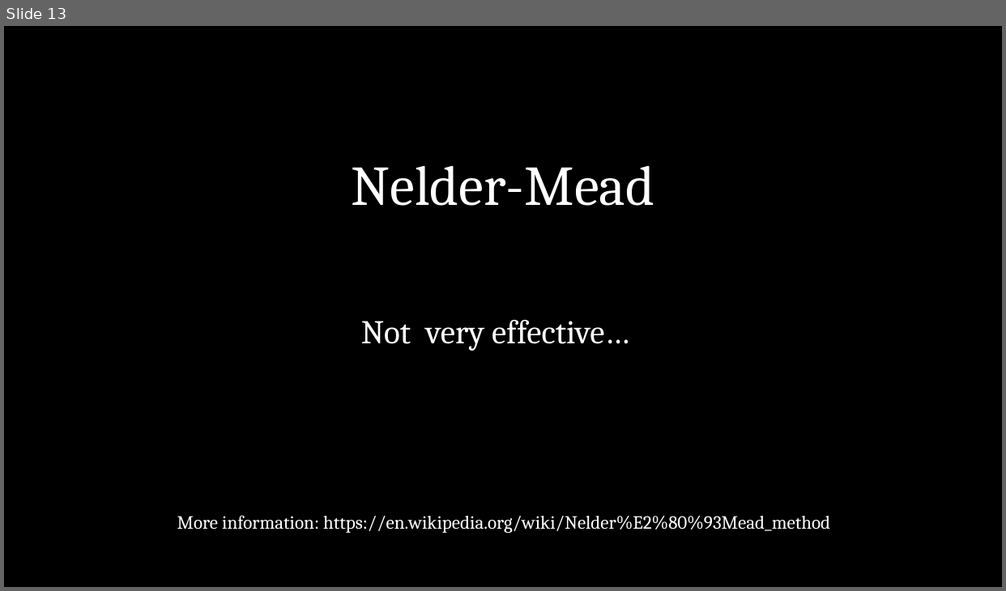
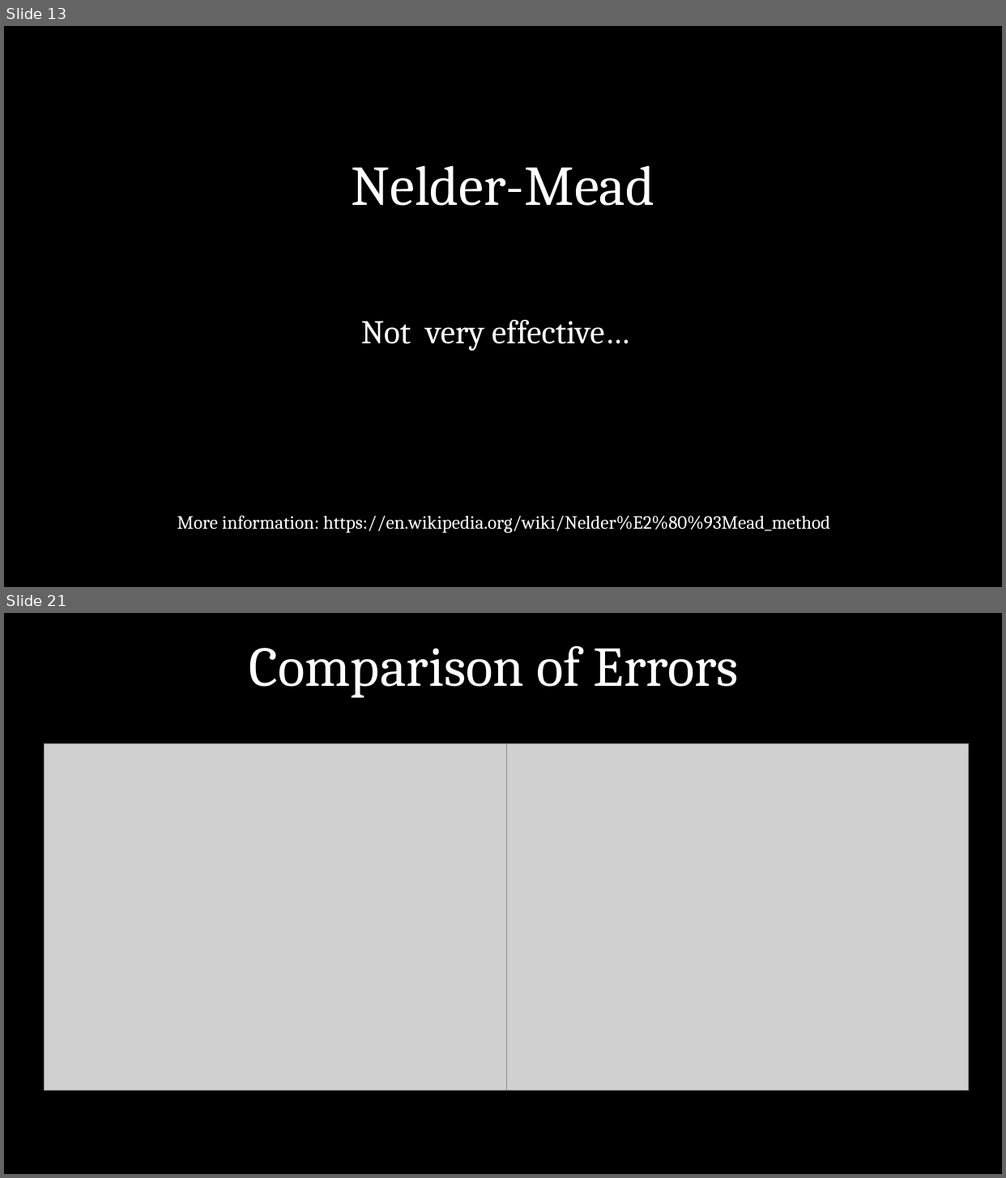
Before and after one commit to stephen-bapple/numerical-analysis, a slide deck: Lennard-Jones Structures.pptx. Shown one above the other, each under a label of ours: slide 13 before the commit, slides 13 and 21 after it; the slides between them are not shown. The pictures are 1006x591 and 1006x1178 pixels, drawn with LibreOffice and Linux fonts; fonts in the diff are those of the drawing; grey boxes stand for pictures. Boxes give left, top, right and bottom in pixels: in the first picture for what was removed or moved away, otherwise in the second. Text is boxed around its words. In the diff, an @@ line names an element or a change of style, - is before the commit and + after.

```diff
--- a/Lennard-Jones Structures.pptx
+++ b/Lennard-Jones Structures.pptx
@@ slide 21 added at bbox=[4, 613, 1002, 1174], background #000000 @@
@@ title added at bbox=[249, 646, 739, 698], 54 pt, text #FFFFFF @@
+Comparison of Errors
@@ picture added at bbox=[44, 743, 506, 1091] @@
@@ picture added at bbox=[506, 744, 969, 1091] @@
```
Also in this commit, not shown: 3 slides changed, 15 other slides added, 29 slides removed, 14 other files.
